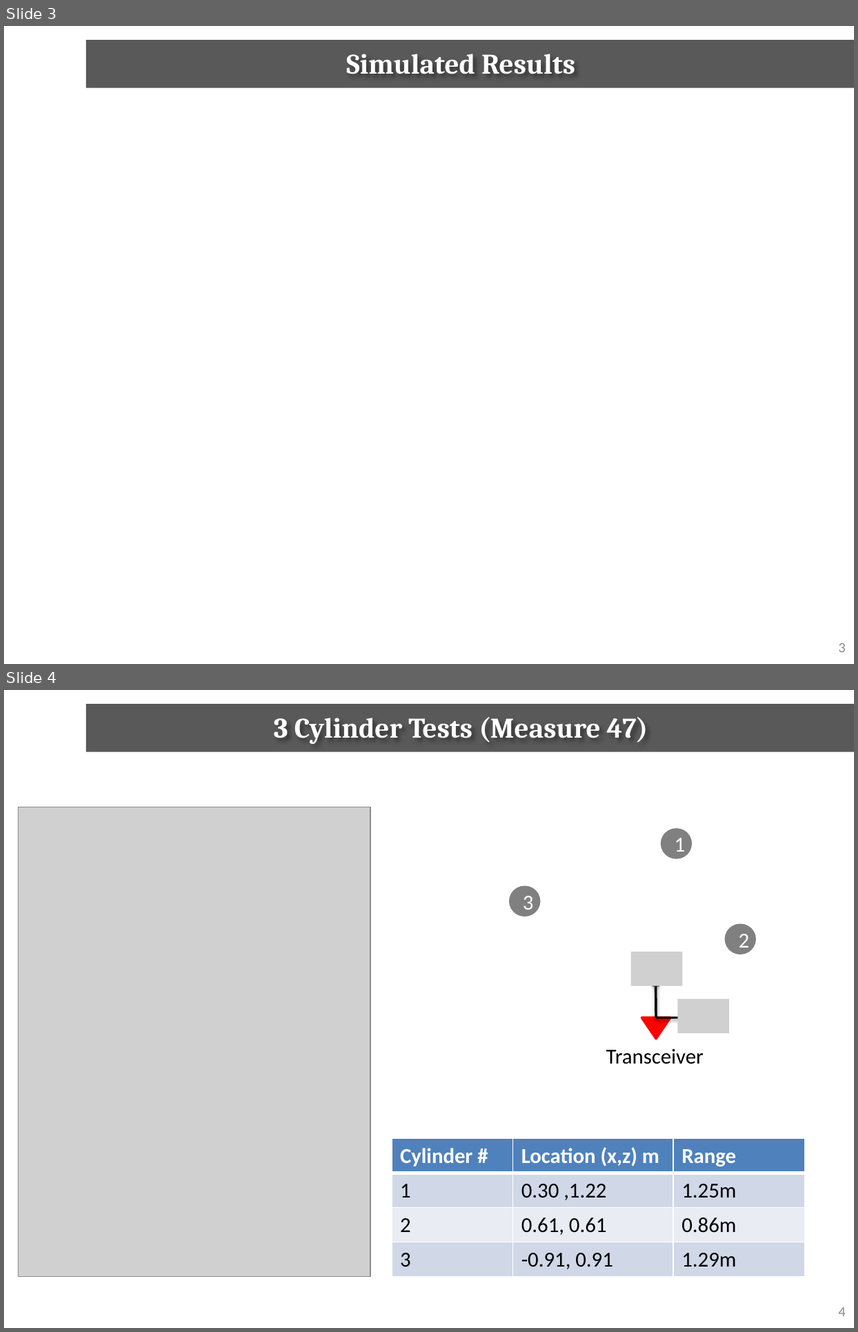
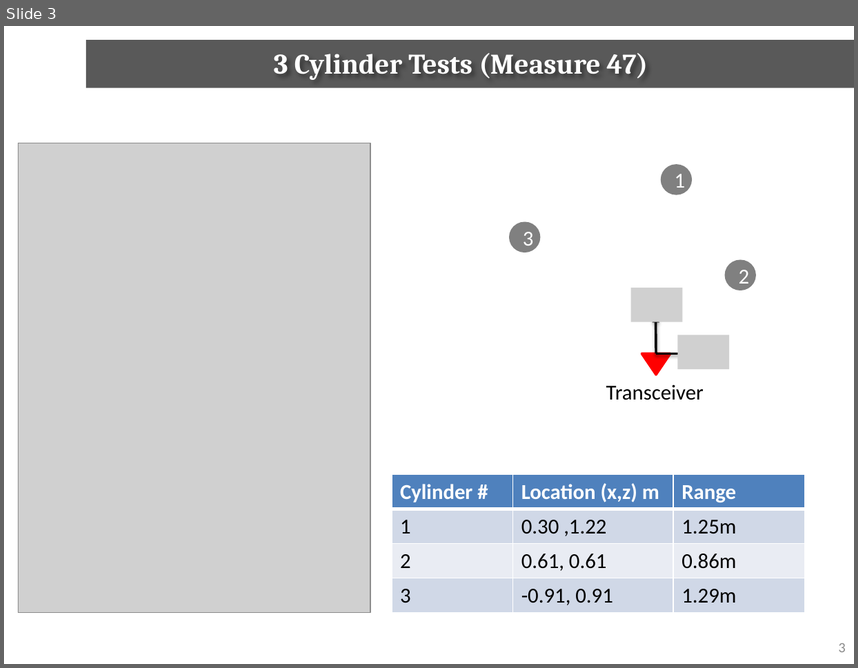
Before and after one commit to coleharlow12/harmonicRecoverSAR, a slide deck: attempt1_3Cylinders_Undersampled/6_7_2021_DOA.pptx. Shown one above the other, each under a label of ours: slides 3 and 4 before the commit, slide 3 after it. The pictures are 858x1332 and 858x668 pixels, drawn with LibreOffice and Linux fonts; fonts in the diff are those of the drawing; grey boxes stand for pictures; background and template pictures are left out. Boxes give left, top, right and bottom in pixels: in the first picture for what was removed or moved away, otherwise in the second. Text is boxed around its words. In the diff, an @@ line names an element or a change of style, - is before the commit and + after.

```diff
--- a/attempt1_3Cylinders_Undersampled/6_7_2021_DOA.pptx
+++ b/attempt1_3Cylinders_Undersampled/6_7_2021_DOA.pptx
@@ slide 3 removed at [4, 26, 854, 664], background #FFFFFF; not listed: 1 template element that a slide beside it also shows @@
@@ text removed at [346, 54, 575, 74] @@
-Simulated Results
@@ page number removed at [838, 643, 845, 652] @@
-3
@@ what was slide 4 is now slide 3 @@
@@ page number at [838, 643, 845, 652]: text changed @@
-4
+3
```
Also in this commit, not shown: 3 slides changed, 2 slides added, 2 other files.
